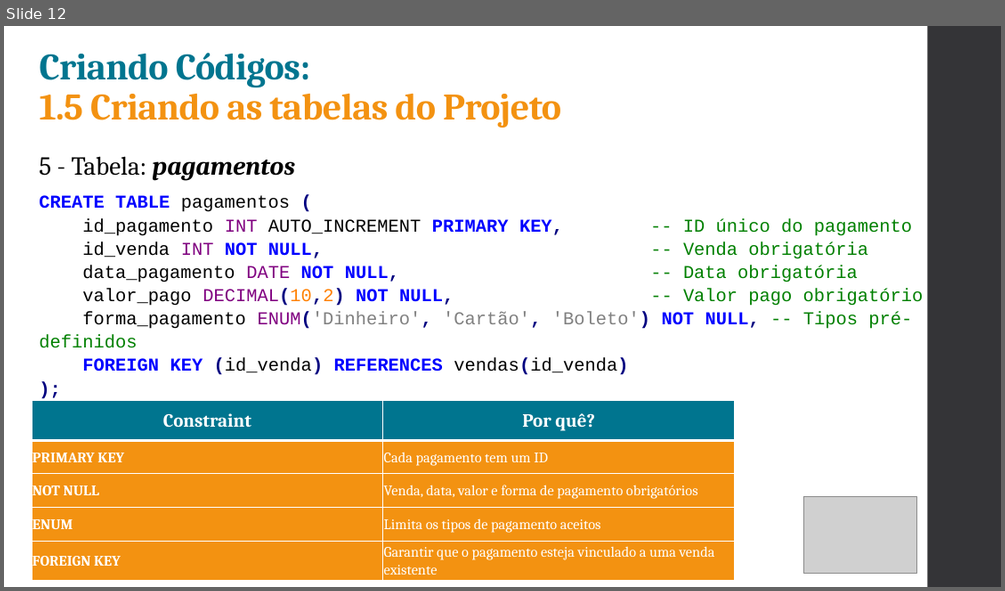
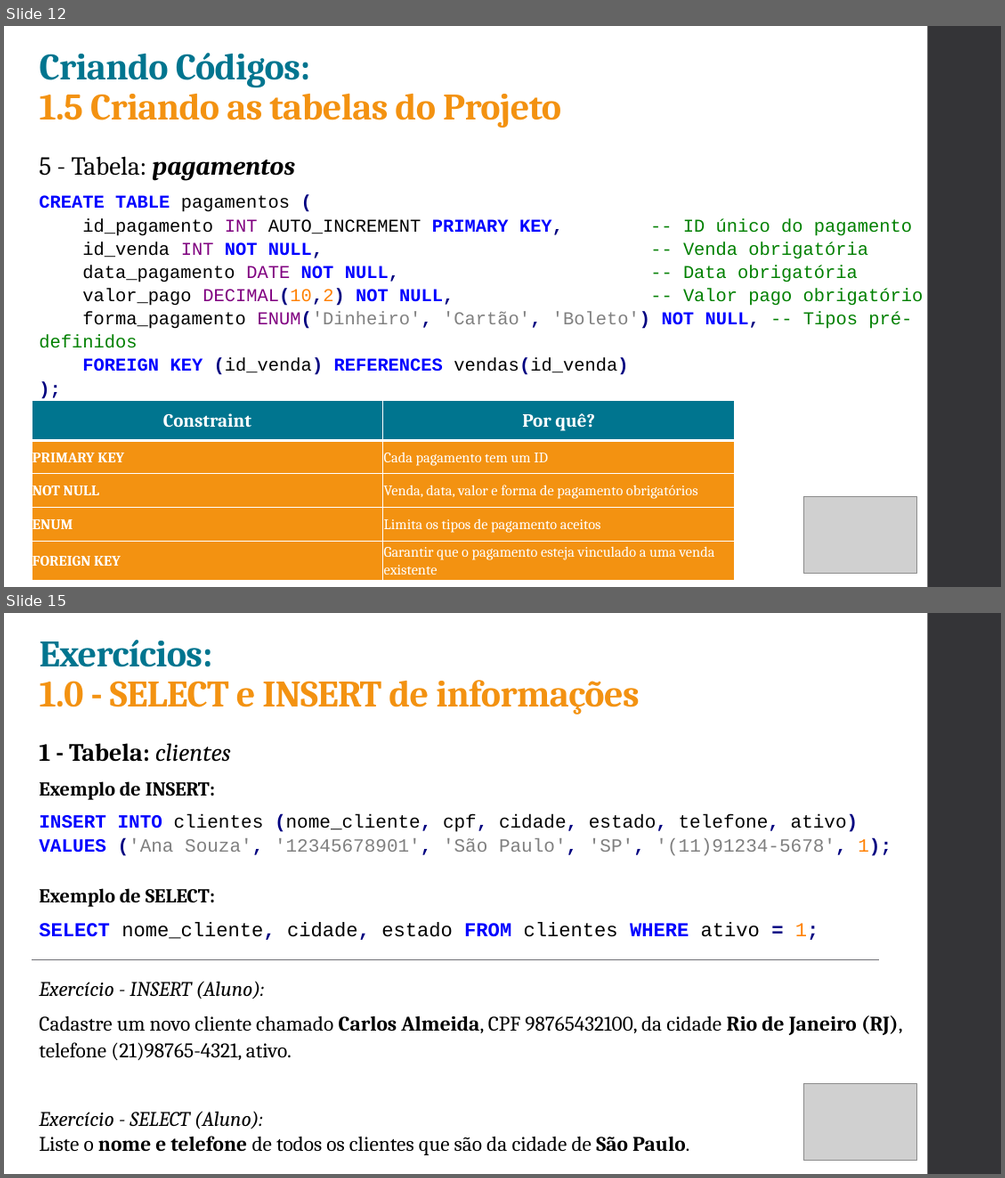
Before and after one commit to ruanSTT/database-mysql, a slide deck: Aula 02/Aula02.pptx. Shown one above the other, each under a label of ours: slide 12 before the commit, slides 12 and 15 after it; the slides between them are not shown. The pictures are 1005x591 and 1005x1178 pixels, drawn with LibreOffice and Linux fonts; fonts in the diff are those of the drawing; grey boxes stand for pictures. Boxes give left, top, right and bottom in pixels: in the first picture for what was removed or moved away, otherwise in the second. Text is boxed around its words. In the diff, an @@ line names an element or a change of style, - is before the commit and + after.

```diff
--- a/Aula 02/Aula02.pptx
+++ b/Aula 02/Aula02.pptx
@@ slide 15 added at (x1=4, y1=613, x2=1001, y2=1174), background #FFFFFF; not listed: 1 template element that a slide beside it also shows @@
@@ title added at (x1=40, y1=640, x2=639, y2=714), 36 pt, text #F39211, bold @@
+Exercícios:
+1.0 - SELECT e INSERT de informações
@@ text added at (x1=39, y1=743, x2=903, y2=1155), 20 pt, text #000000 @@
+1 - Tabela: clientes
+Exemplo de INSERT:
+INSERT INTO clientes (nome_cliente, cpf, cidade, estado, telefone, ativo)
+VALUES ('Ana Souza', '12345678901', 'São Paulo', 'SP', '(11)91234-5678', 1);
+Exemplo de SELECT:
+SELECT nome_cliente, cidade, estado FROM clientes WHERE ativo = 1;
+Exercício - INSERT (Aluno):
+Cadastre um novo cliente chamado Carlos Almeida, CPF 98765432100, da cidade Rio de Janeiro (RJ), telefone (21)98765-4321, ativo.
+Exercício - SELECT (Aluno):
+Liste o nome e telefone de todos os clientes que são da cidade de São Paulo.
@@ line added from (32, 959) to (879, 959), #6F6F74 0.75 pt @@
@@ picture added at (x1=803, y1=1083, x2=917, y2=1159) @@
```
Also in this commit, not shown: 6 other slides added, 1 other file.
